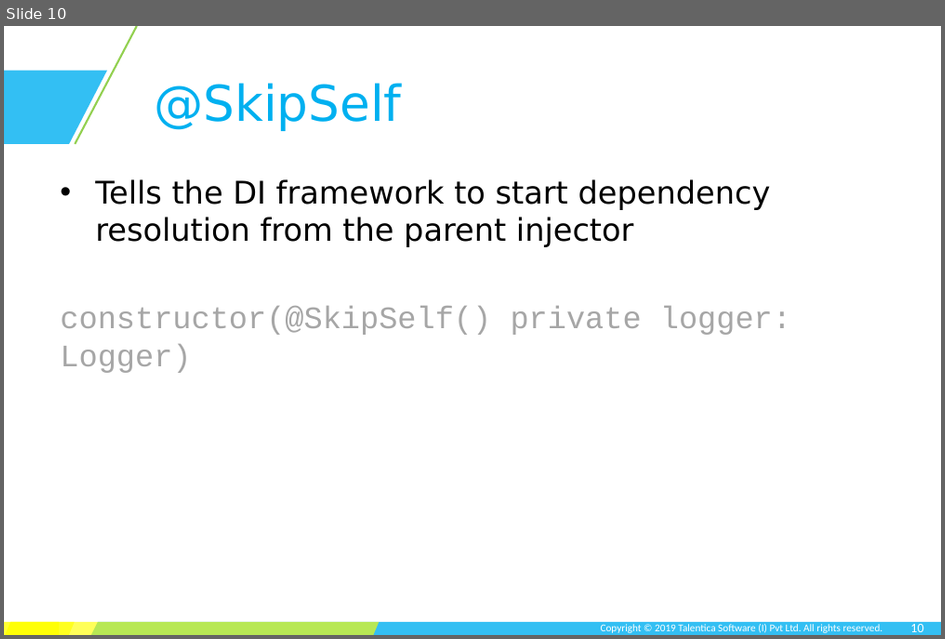
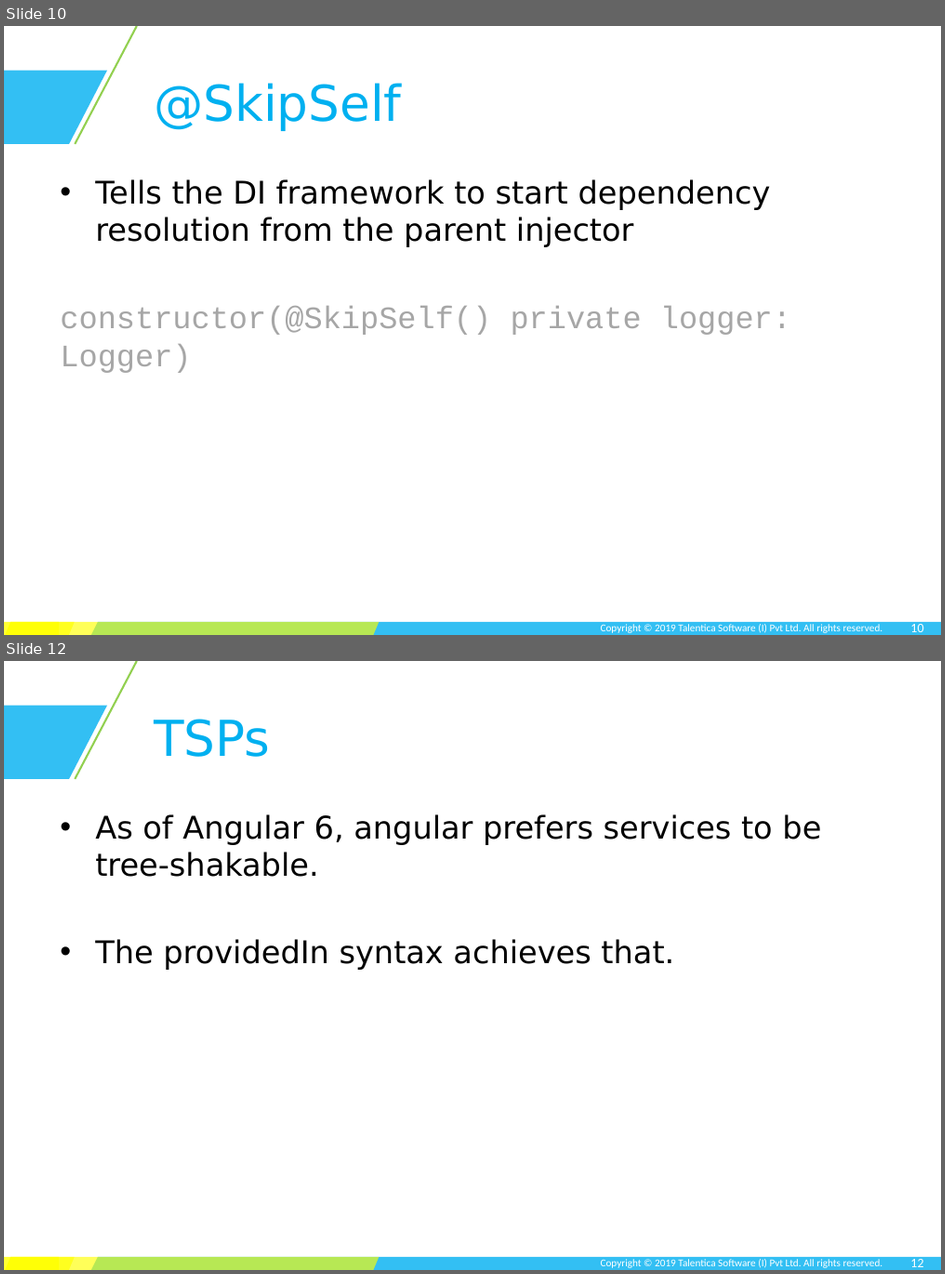
Before and after one commit to TusharRajGupt/angular-demo, a slide deck: session-7/Session 7.pptx. Shown one above the other, each under a label of ours: slide 10 before the commit, slides 10 and 12 after it; the slides between them are not shown. The pictures are 945x639 and 945x1274 pixels, drawn with LibreOffice and Linux fonts; fonts in the diff are those of the drawing; background and template pictures are left out. Boxes give left, top, right and bottom in pixels: in the first picture for what was removed or moved away, otherwise in the second. Text is boxed around its words. In the diff, an @@ line names an element or a change of style, - is before the commit and + after.

```diff
--- a/session-7/Session 7.pptx
+++ b/session-7/Session 7.pptx
@@ slide 12 added at box(4, 661, 941, 1270), background #FFFFFF; not listed: 7 template elements that a slide beside it also shows @@
@@ title added at box(154, 719, 270, 757), 38 pt, text #00B0F0 @@
+TSPs
@@ text added at box(95, 814, 821, 970), 24 pt, text #000000 @@
+• As of Angular 6, angular prefers services to be tree-shakable.
+• The providedIn syntax achieves that.
@@ page number added at box(911, 1259, 924, 1267), 10 pt, text #FFFFFF @@
+12
```
Also in this commit, not shown: 1 slide changed, 1 other slide added, 21 other files.
